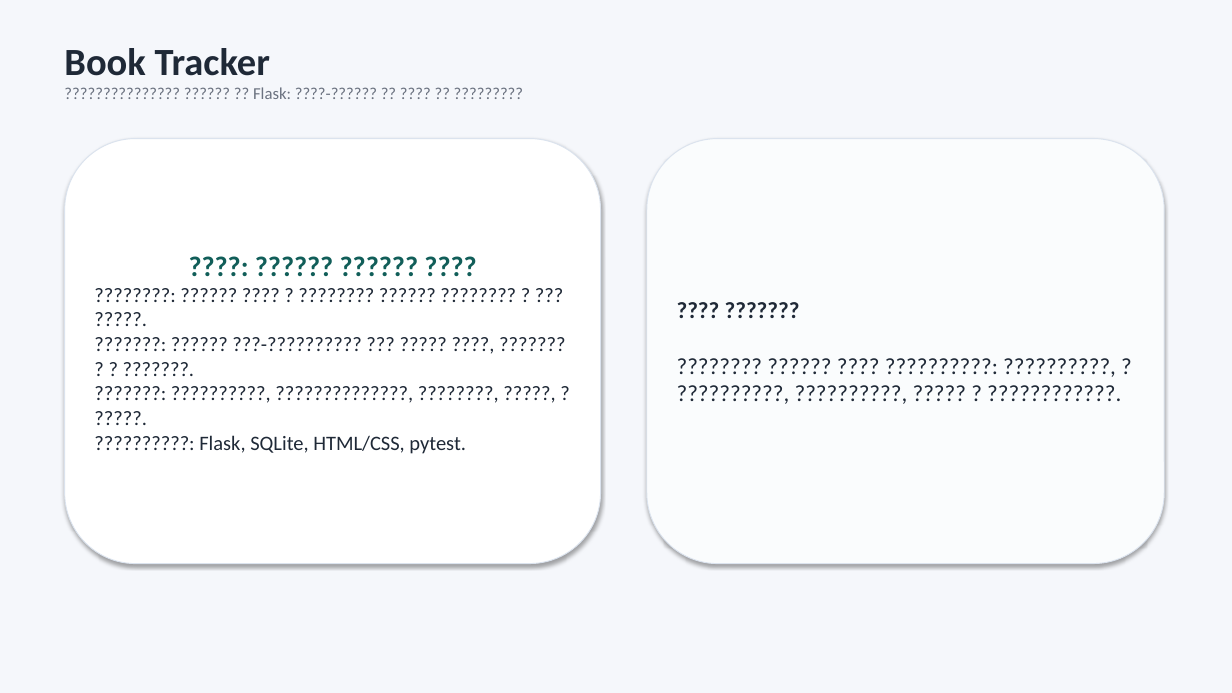
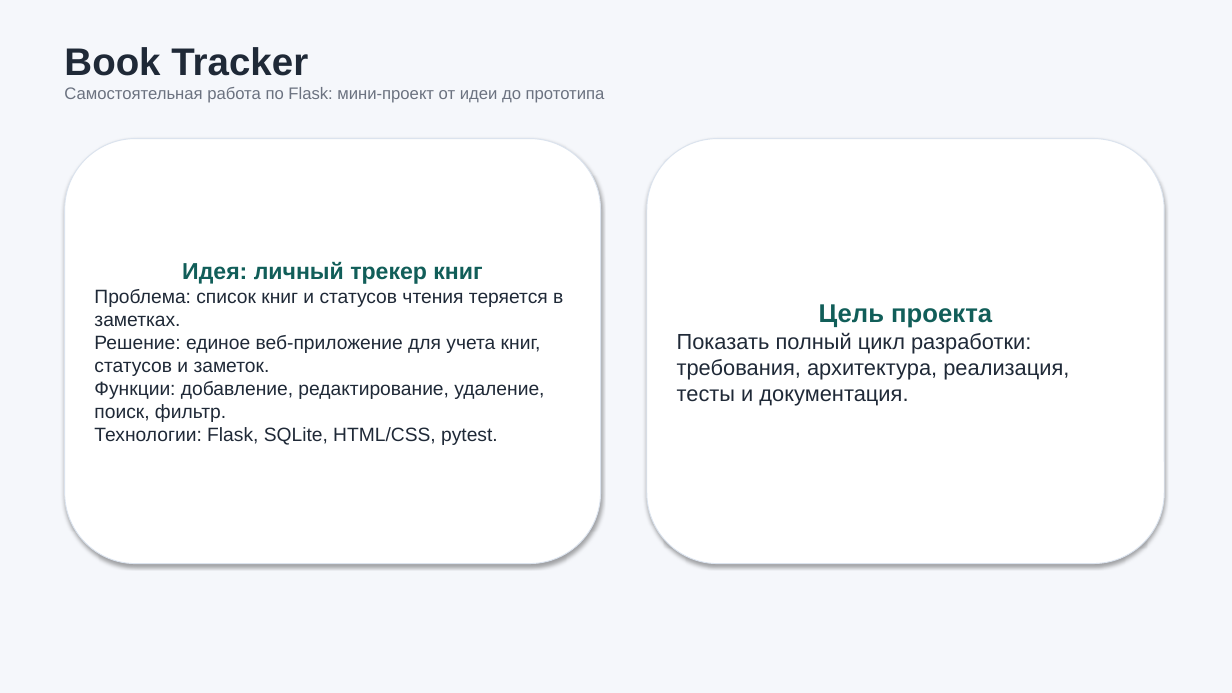
Before and after one commit to chikkopitch/book-tracker, a slide deck: slide 1 of presentation.pptx. Drawn at 1232x693 pixels with LibreOffice and Linux fonts; fonts in the diff are those of the drawing. Boxes give left, top, right and bottom in pixels: in the first picture for what was removed or moved away, otherwise in the second. Text is boxed around its words. In the diff, an @@ line names an element or a change of style, - is before the commit and + after.

```diff
--- a/presentation.pptx
+++ b/presentation.pptx
@@ text at (x1=64, y1=47, x2=308, y2=76): font Calibri to Arial in "Book Tracker" @@
@@ text at (x1=64, y1=87, x2=605, y2=103): text changed; font Calibri to Arial @@
-??????????????? ?????? ?? Flask: ????-?????? ?? ???? ?? ?????????
+Самостоятельная работа по Flask: мини-проект от идеи до прототипа
@@ rounded rectangle "Цель проекта" at (x1=647, y1=139, x2=1165, y2=564): fill #FAFCFD to #FFFFFF @@
@@ text in rounded rectangle at (x1=94, y1=261, x2=563, y2=445): text changed; size 16 to 15 pt; font Calibri to Arial @@
-????: ?????? ?????? ????
-????????: ?????? ???? ? ???????? ?????? ???????? ? ????????.
-???????: ?????? ???-?????????? ??? ????? ????, ???????? ? ???????.
-???????: ??????????, ??????????????, ????????, ?????, ??????.
-??????????: Flask, SQLite, HTML/CSS, pytest.
+Идея: личный трекер книг
+Проблема: список книг и статусов чтения теряется в заметках.
+Решение: единое веб-приложение для учета книг, статусов и заметок.
+Функции: добавление, редактирование, удаление, поиск, фильтр.
+Технологии: Flask, SQLite, HTML/CSS, pytest.
@@ text in rounded rectangle at (x1=677, y1=304, x2=1069, y2=406): text changed; size 18 to 17 pt; font Calibri to Arial @@
-???? ???????
-???????? ?????? ???? ??????????: ??????????, ???????????, ??????????, ????? ? ????????????.
+Цель проекта
+Показать полный цикл разработки: требования, архитектура, реализация, тесты и документация.
```
Also in this commit, not shown: 3 other slides changed, 1 slide added, 1 slide removed.
